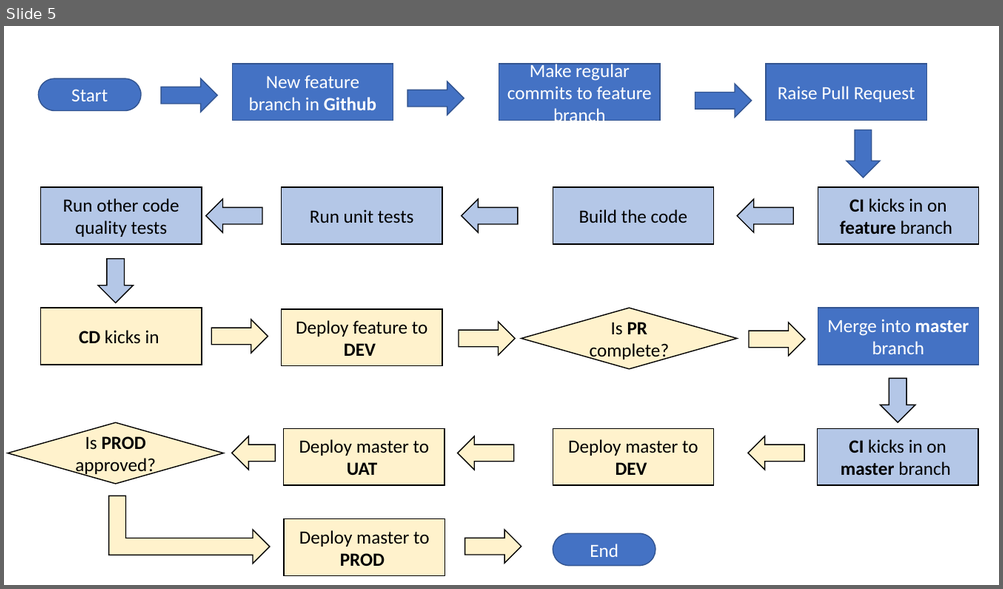
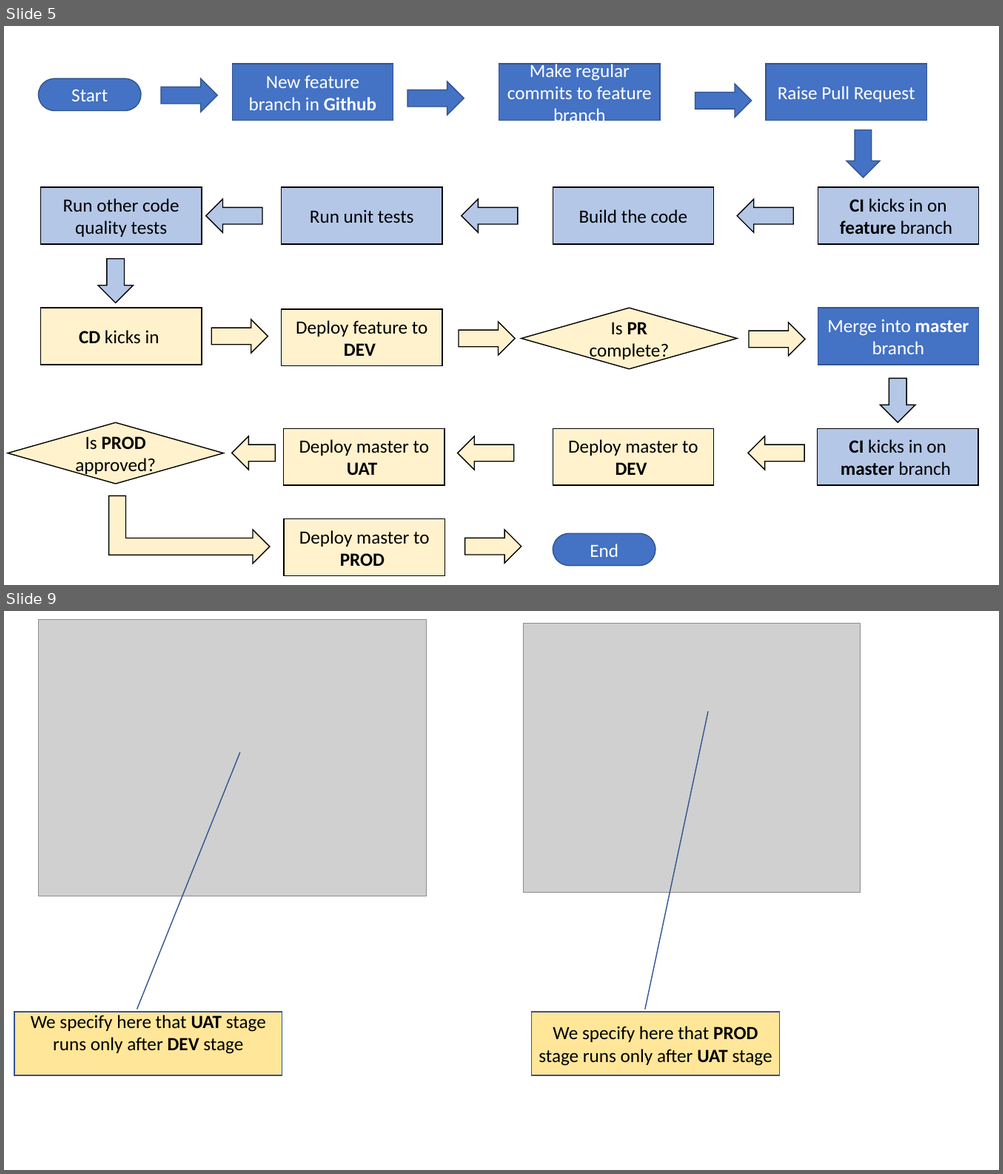
Before and after one commit to sdg002/AnyDotnetStuff, a slide deck: DemoWebAppWithCiCd/docs/cicd.pptx. Shown one above the other, each under a label of ours: slide 5 before the commit, slides 5 and 9 after it; the slides between them are not shown. The pictures are 1003x589 and 1003x1174 pixels, drawn with LibreOffice and Linux fonts; fonts in the diff are those of the drawing; grey boxes stand for pictures. Boxes give left, top, right and bottom in pixels: in the first picture for what was removed or moved away, otherwise in the second. Text is boxed around its words. In the diff, an @@ line names an element or a change of style, - is before the commit and + after.

Commit message:
Completed How does CD stage get triggerred

```diff
--- a/DemoWebAppWithCiCd/docs/cicd.pptx
+++ b/DemoWebAppWithCiCd/docs/cicd.pptx
@@ slide 9 added at (4,611,999,1170), background #FFFFFF @@
@@ picture added at (38,620,427,897) @@
@@ picture added at (523,624,859,893) @@
@@ border callout added at (14,1012,282,1076), fill #FFE699, outline #325491 1 pt, 18 pt, text #000000 @@
+We specify here that UAT stage runs only after DEV stage
@@ border callout added at (532,1012,780,1076), fill #FFE699, outline #325491 1 pt, 18 pt, text #000000 @@
+We specify here that PROD stage runs only after UAT stage
```
Also in this commit, not shown: 4 other slides added, 7 other files.
